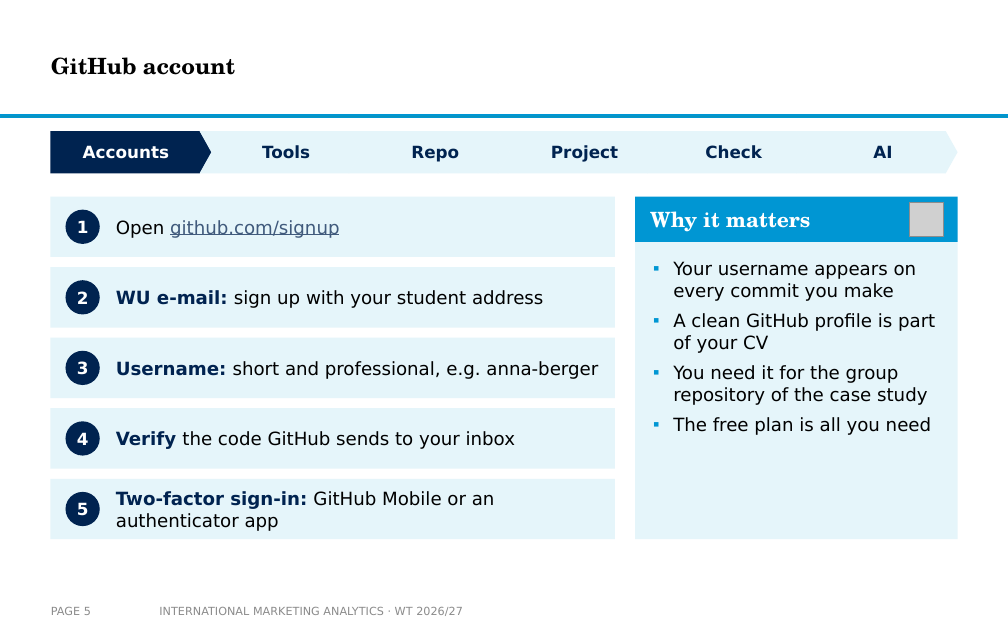
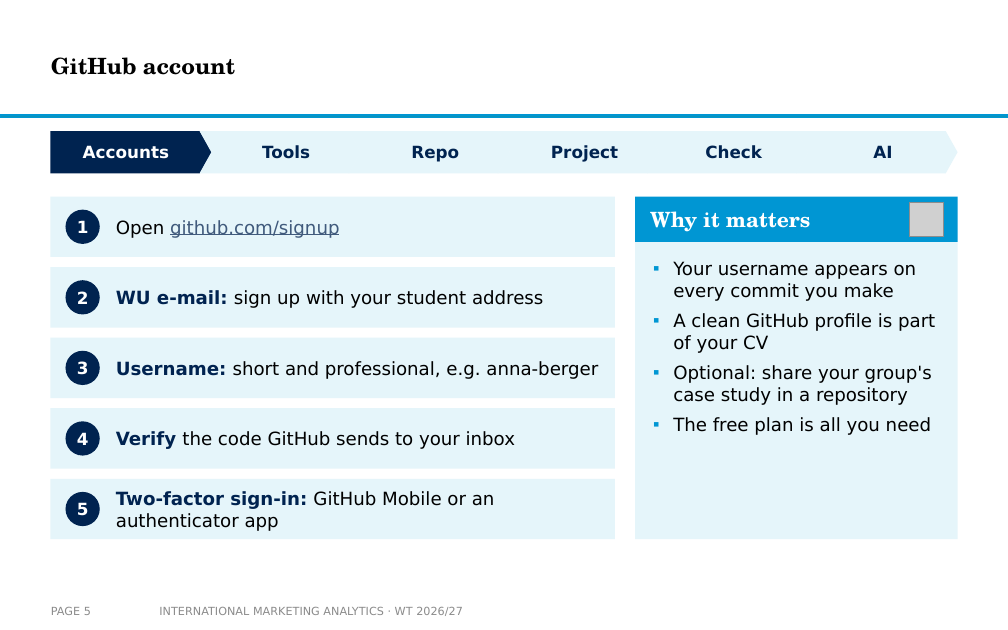
Before and after one commit to arnefloh-wu/International-Marketing-Analytics, a slide deck: slide 5 of slides/01a_setup-and-registration_WT26-27.pptx. Drawn at 1008x630 pixels with LibreOffice and Linux fonts; fonts in the diff are those of the drawing; grey boxes stand for pictures; background and template pictures are left out. Boxes give left, top, right and bottom in pixels: in the first picture for what was removed or moved away, otherwise in the second. Text is boxed around its words. In the diff, an @@ line names an element or a change of style, - is before the commit and + after.

```diff
--- a/slides/01a_setup-and-registration_WT26-27.pptx
+++ b/slides/01a_setup-and-registration_WT26-27.pptx
@@ text at box(673, 365, 932, 405): text changed @@
-▪ You need it for the group repository of the case study
+▪ Optional: share your group's case study in a repository
```
Also in this commit, not shown: 8 other slides changed, 4 other files.
